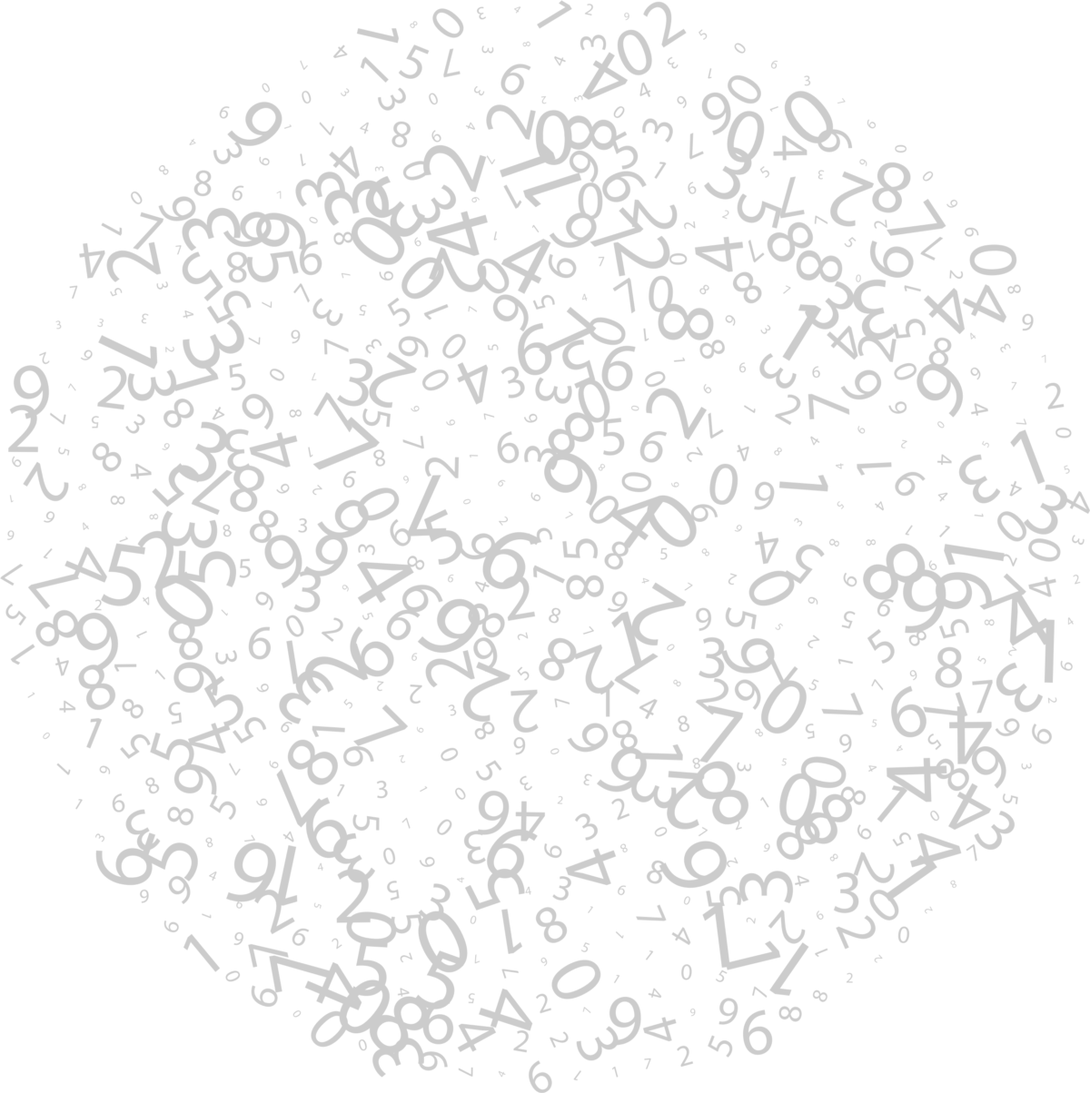
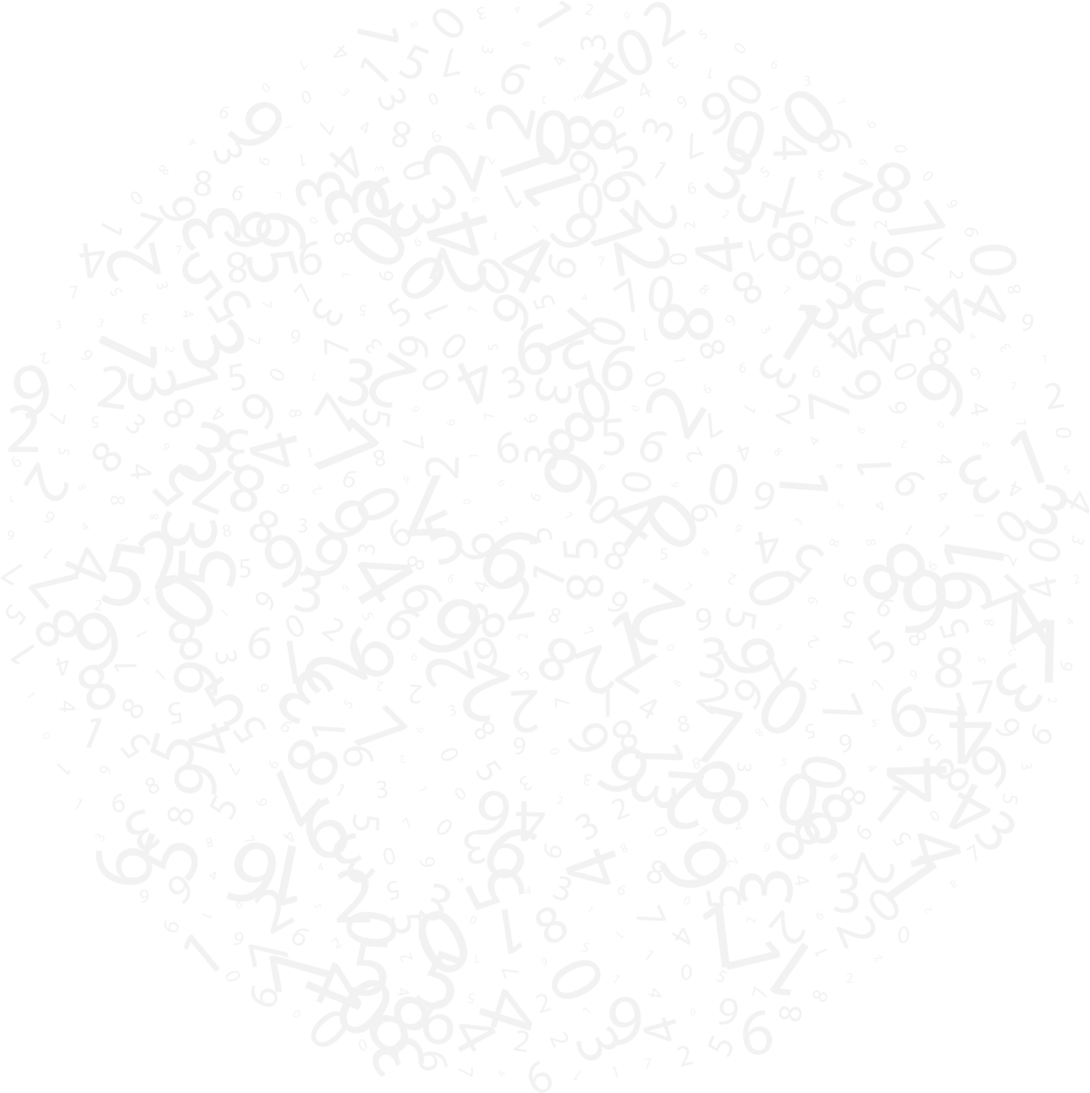
Two versions of the same layered image (1090×1093). Layer-by-layer changes:
"Layer 1": opacity 20% → 5% over [0, 0, 1090, 1093]
added layer "Layer 2" over [0, 0, 1090, 1093]
